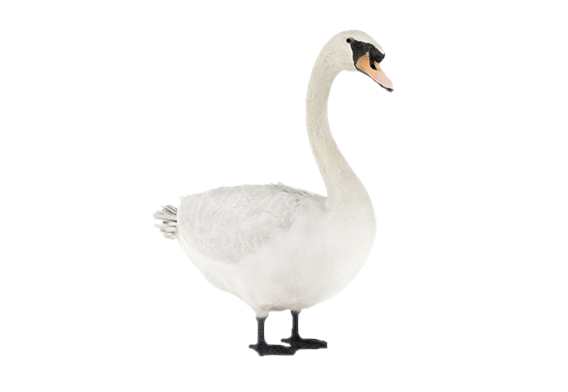
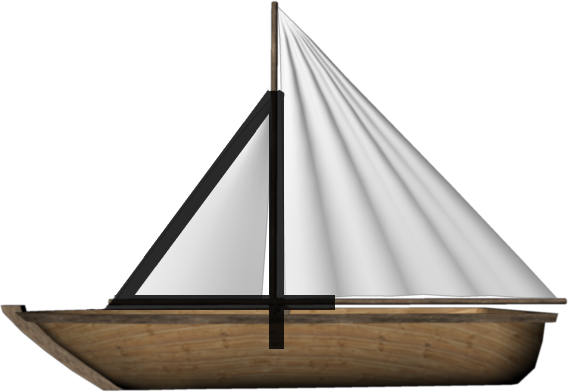
Layers edited between the first and the second 568x392 image:
showed group "Cifre" (8 layers) over (87, 23, 389, 375)
showed group "4" (1 layers) over (87, 84, 335, 349)
"Layer 1 copy 6": opacity 100% → 88%, painted on it over (87, 84, 335, 349)
showed "Layer 0" over (0, 0, 568, 392)
hid "2 - lebada" over (151, 29, 394, 357)
